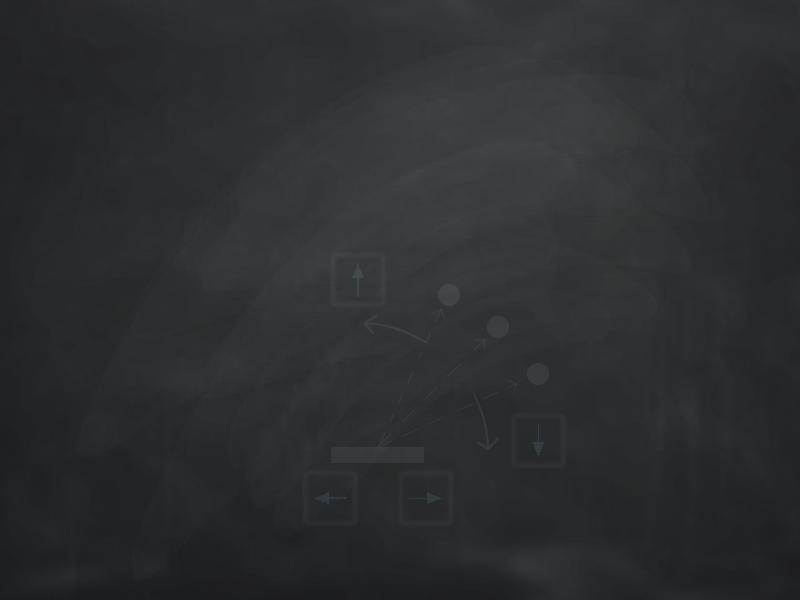
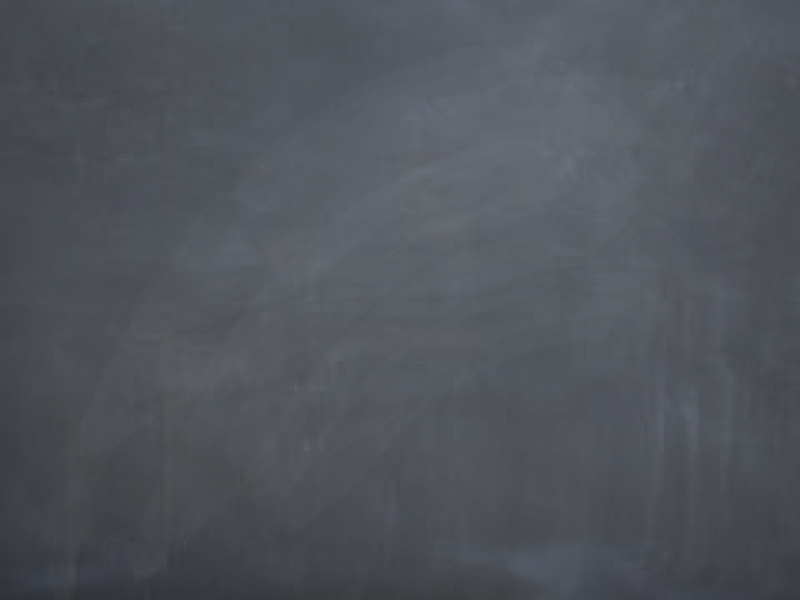
Two versions of the same layered image (800px x 600px). Layer-by-layer changes:
painted on "tableau couche 2" over [0, 0, 800, 600]
hid "balles" over [438, 284, 549, 385]
hid "directions balles fleches" over [429, 309, 517, 395]
hid "directions balles" over [378, 309, 517, 448]
hid "fleche B touche" over [509, 411, 568, 470]
hid "fleche B copie" over [533, 424, 545, 457]
hid "fleche H touche" over [329, 250, 388, 309]
hid "fleche H" over [352, 263, 364, 297]
hid "fleche D touche" over [396, 469, 455, 528]
hid "fleche D" over [409, 492, 443, 504]
hid "fleche G touche" over [301, 469, 360, 528]
hid "fleche G" over [314, 492, 347, 504]
hid "paddle" over [331, 447, 424, 463]
hid "directions angles" over [346, 313, 500, 528]
hid "Arrière-plan" over [0, 0, 800, 600]
